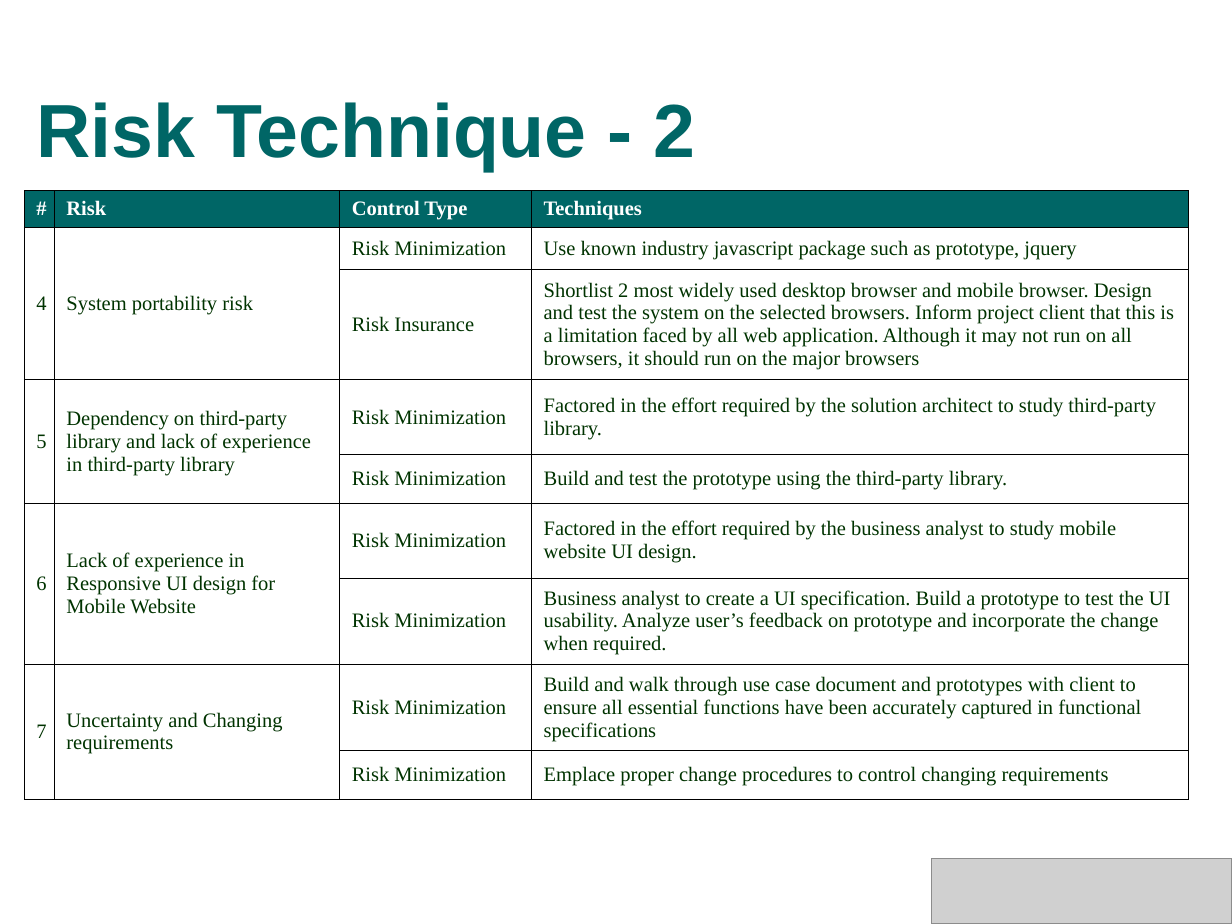
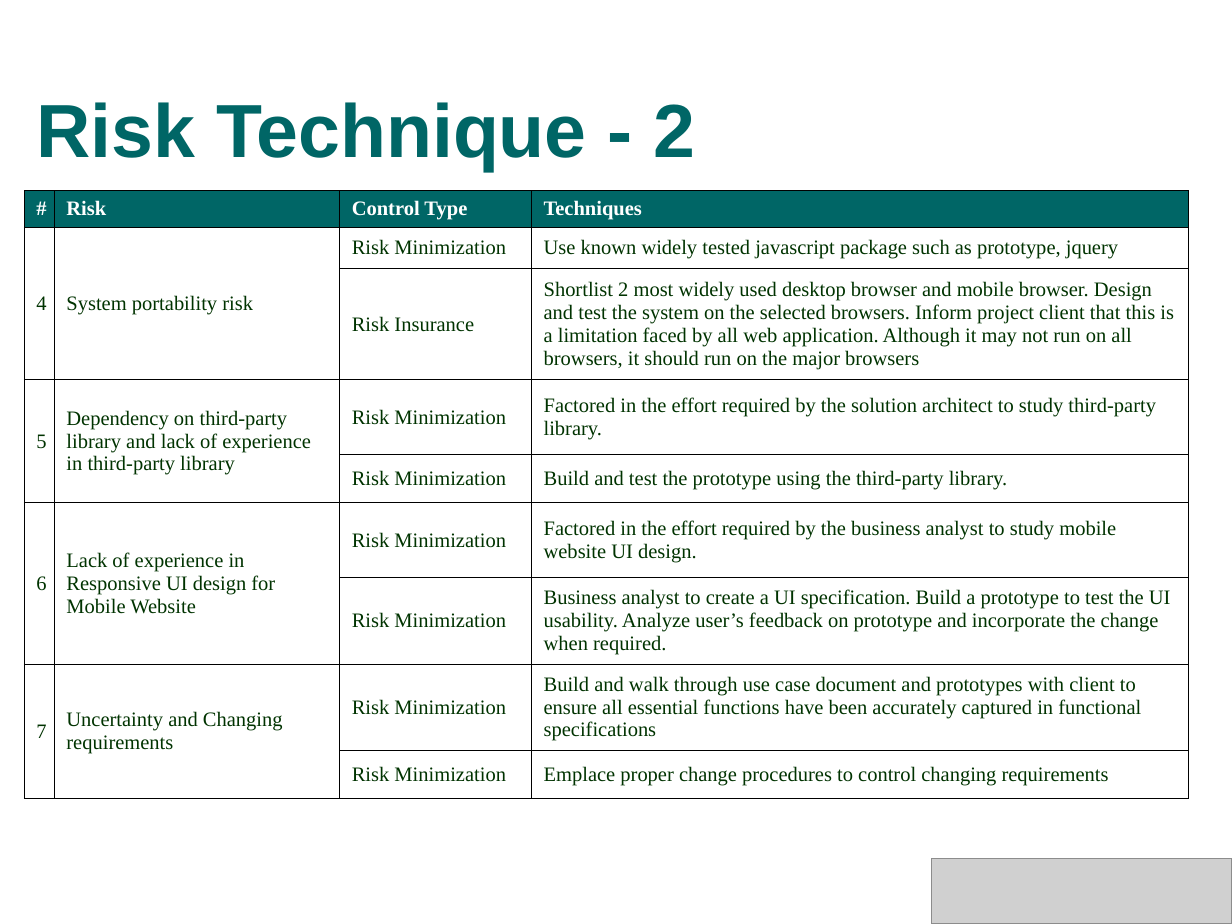
Before and after one commit to s4kshya/leezdr-repository, a slide deck: slide 20 of Exam Paper/MTECH_PROJ/Presentation/phase1_v2.ppt (slide 8 before the commit). Drawn at 1232x924 pixels with LibreOffice and Linux fonts; fonts in the diff are those of the drawing; grey boxes stand for pictures; background and template pictures are left out. Boxes give left, top, right and bottom in pixels: in the first picture for what was removed or moved away, otherwise in the second. Text is boxed around its words. In the diff, an @@ line names an element or a change of style, - is before the commit and + after.

```diff
--- a/Exam Paper/MTECH_PROJ/Presentation/phase1_v2.ppt
+++ b/Exam Paper/MTECH_PROJ/Presentation/phase1_v2.ppt
@@ table at (25, 191, 1189, 800) @@
-row 2, column 4: Use known industry javascript package such as prototype, jquery
+row 2, column 4: Use known widely tested javascript package such as prototype, jquery
```
Also in this commit, not shown: 13 other slides changed, 18 slides added, 3 other files.
